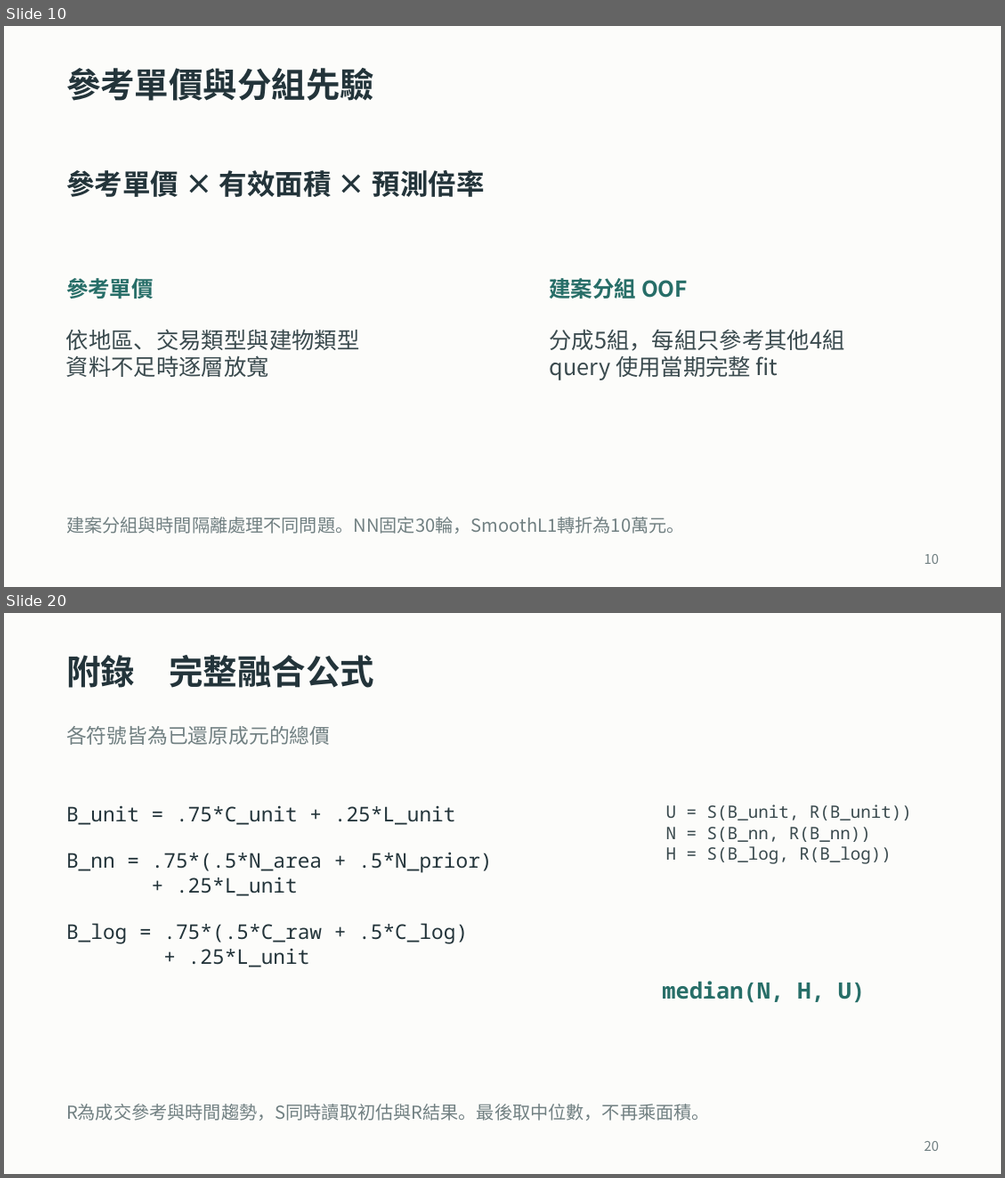
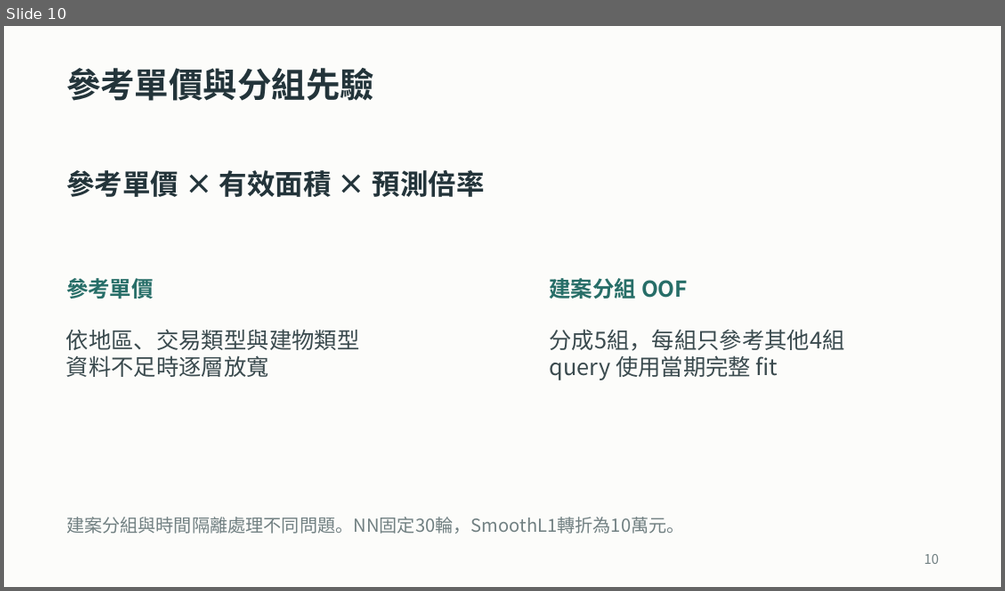
Before and after one commit to ziyi930108/nycu-house-price-regression, a slide deck: teaching/final_presentation/台灣房屋銷售價格預測挑戰賽_上台簡報.pptx. Shown one above the other, each under a label of ours: slides 10 and 20 before the commit, slide 10 after it; the slides between them are not shown. The pictures are 1005x1178 and 1005x591 pixels, drawn with LibreOffice and Linux fonts; fonts in the diff are those of the drawing. Boxes give left, top, right and bottom in pixels: in the first picture for what was removed or moved away, otherwise in the second. Text is boxed around its words. In the diff, an @@ line names an element or a change of style, - is before the commit and + after.

```diff
--- a/teaching/final_presentation/台灣房屋銷售價格預測挑戰賽_上台簡報.pptx
+++ b/teaching/final_presentation/台灣房屋銷售價格預測挑戰賽_上台簡報.pptx
@@ slide 20 removed at (4,613,1001,1174), background #FCFCFA @@
@@ text removed at (66,655,374,688) @@
-附錄 完整融合公式
@@ text removed at (66,726,330,745) @@
-各符號皆為已還原成元的總價
@@ text removed at (66,805,492,967) @@
-B_unit = .75*C_unit + .25*L_unit
-B_nn = .75*(.5*N_area + .5*N_prior)
-+ .25*L_unit
-B_log = .75*(.5*C_raw + .5*C_log)
-+ .25*L_unit
@@ text removed at (666,804,912,864) @@
-U = S(B_unit, R(B_unit))
-N = S(B_nn, R(B_nn))
-H = S(B_log, R(B_log))
@@ text removed at (662,981,865,1003) @@
-median(N, H, U)
@@ text removed at (66,1103,710,1120) @@
-R為成交參考與時間趨勢，S同時讀取初估與R結果。最後取中位數，不再乘面積。
@@ text removed at (924,1141,939,1151) @@
-20
```
Also in this commit, not shown: 6 slides changed, 3 slides added, 8 other slides removed, 25 other files.
